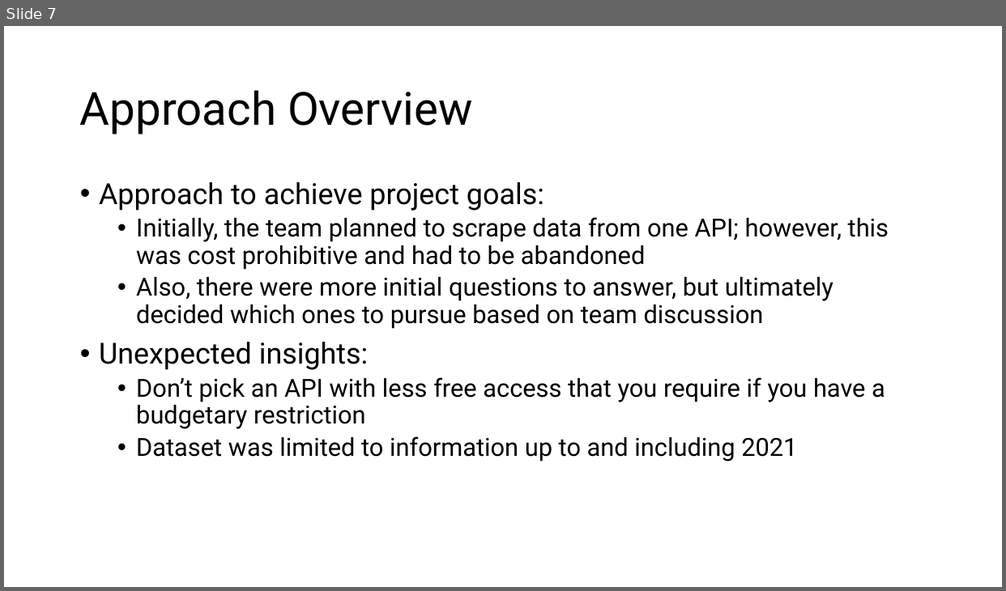
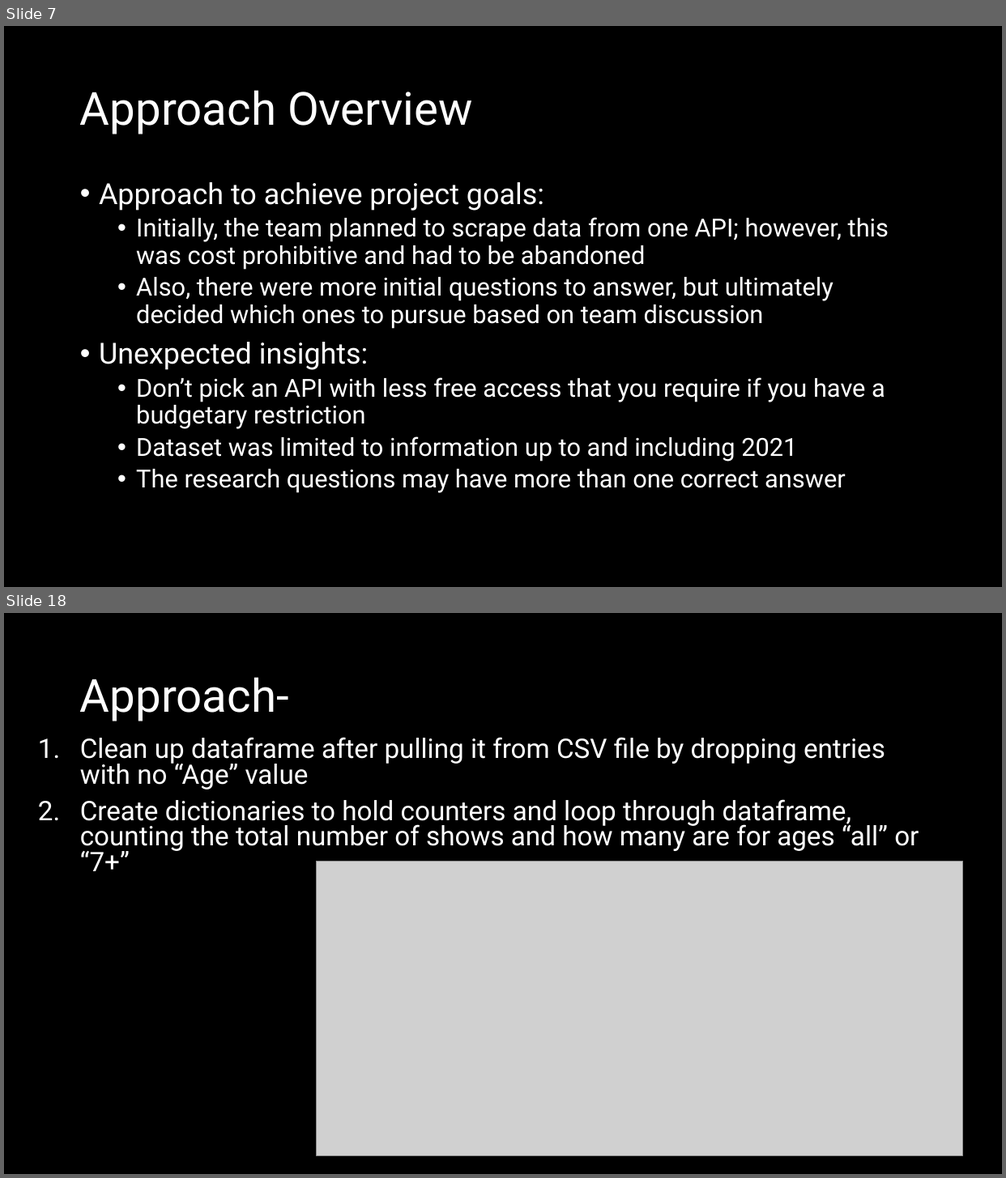
Before and after one commit to Christian-Albertini/UNC-Project-1, a slide deck: what_are_we_watching_tonight.pptx. Shown one above the other, each under a label of ours: slide 7 before the commit, slides 7 and 18 after it; the slides between them are not shown. The pictures are 1006x591 and 1006x1178 pixels, drawn with LibreOffice and Linux fonts; fonts in the diff are those of the drawing; grey boxes stand for pictures. Boxes give left, top, right and bottom in pixels: in the first picture for what was removed or moved away, otherwise in the second. Text is boxed around its words. In the diff, an @@ line names an element or a change of style, - is before the commit and + after.

```diff
--- a/what_are_we_watching_tonight.pptx
+++ b/what_are_we_watching_tonight.pptx
@@ slide 18 added at box(4, 613, 1002, 1174), background #000000 @@
@@ title added at box(80, 677, 289, 722), 44 pt, text #FFFFFF @@
+Approach-
@@ text added at box(80, 737, 918, 871), 25.9 pt, text #FFFFFF @@
+1. Clean up dataframe after pulling it from CSV file by dropping entries with no “Age” value
+2. Create dictionaries to hold counters and loop through dataframe, counting the total number of shows and how many are for ages “all” or “7+”
@@ picture added at box(317, 861, 963, 1156) @@
@@ slide 7 changed as well @@
@@ background #FFFFFF to #000000 @@
@@ title "Approach Overview" at box(80, 90, 473, 135): text colour #000000 to #FFFFFF @@
@@ text at box(99, 182, 889, 462): text colour #000000 to #FFFFFF in "Approach to achieve project goals:", "Initially, the team planned to scrape data ...", "Also, there were more initial questions to ...", "Unexpected insights:" and 2 more places @@
@@ text at box(136, 469, 846, 493): paragraph added @@
+  • The research questions may have more than one correct answer
```
Also in this commit, not shown: 7 other slides changed, 16 other slides added, 6 slides removed.
